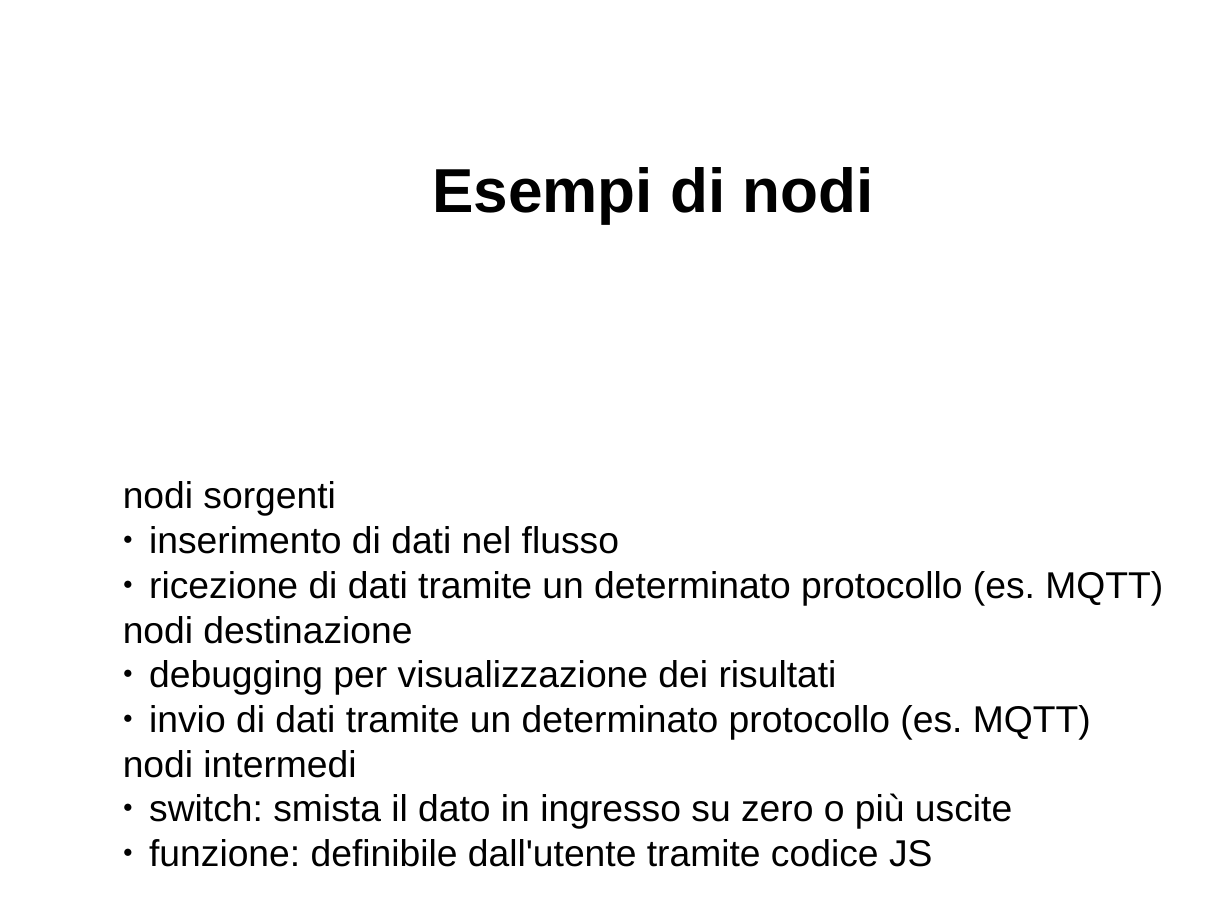
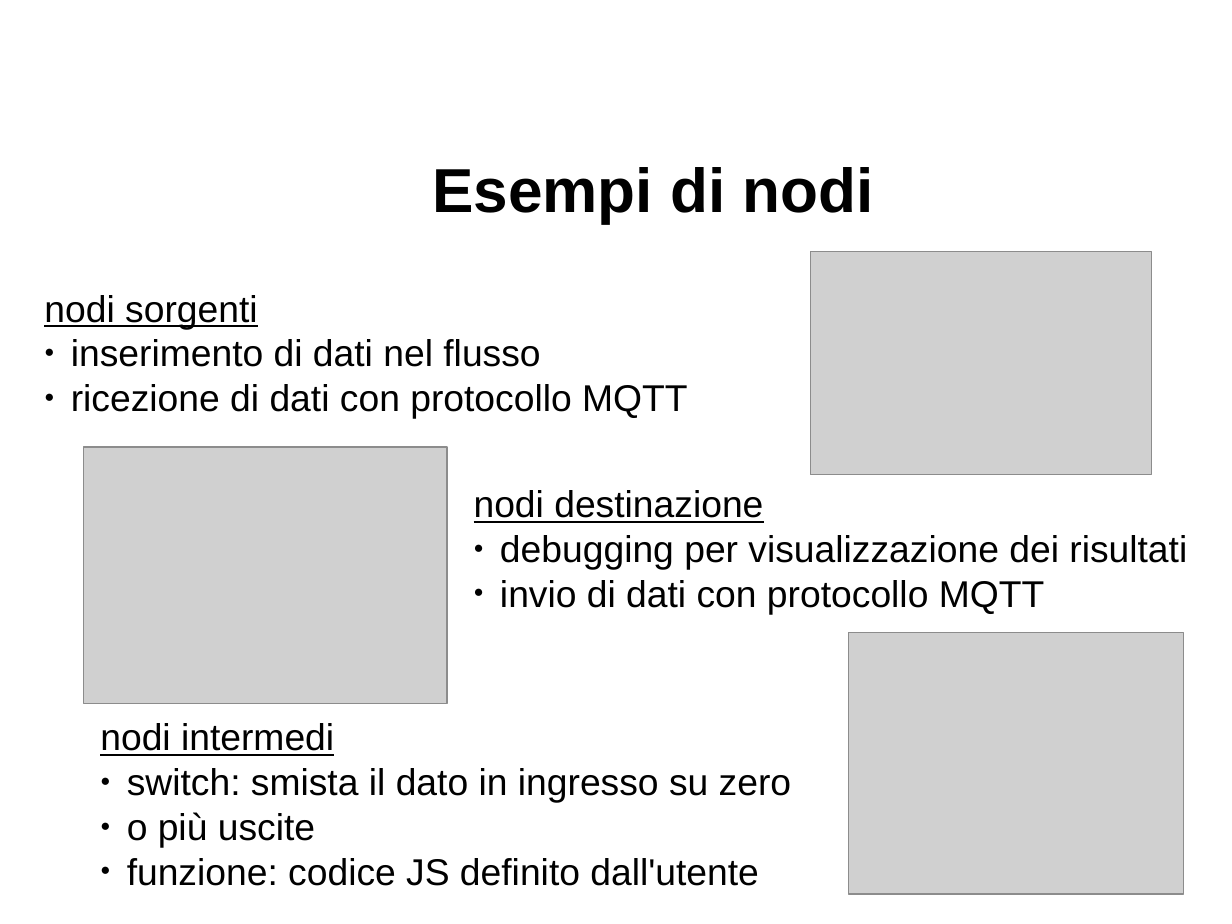
Before and after one commit to davideancona/minicorsiRAISE, a slide deck: slide 5 of iot/NodeRED.odp. Drawn at 1232x924 pixels with LibreOffice and Linux fonts; fonts in the diff are those of the drawing; grey boxes stand for pictures. Boxes give left, top, right and bottom in pixels: in the first picture for what was removed or moved away, otherwise in the second. Text is boxed around its words. In the diff, an @@ line names an element or a change of style, - is before the commit and + after.

```diff
--- a/iot/NodeRED.odp
+++ b/iot/NodeRED.odp
@@ picture added at (811, 252, 1152, 475) @@
@@ text added at (44, 295, 687, 419), 24 pt, text #000000 @@
+nodi sorgenti
+● inserimento di dati nel flusso
+● ricezione di dati con protocollo MQTT
@@ picture added at (84, 447, 447, 704) @@
@@ text "nodi destinazione": place and size @@
-text "nodi destinazione" at (123, 481, 1163, 867)
+text "nodi destinazione" at (474, 490, 1187, 614)
@@ text at (123, 481, 1163, 606): paragraphs removed @@
-nodi sorgenti
-● inserimento di dati nel flusso
-● ricezione di dati tramite un determinato protocollo (es. MQTT)
@@ text at (474, 490, 763, 523): underline on in "nodi destinazione" @@
@@ text at (500, 580, 1044, 614): text changed @@
-● invio di dati tramite un determinato protocollo (es. MQTT)
-nodi intermedi
-● switch: smista il dato in ingresso su zero o più uscite
-● funzione: definibile dall'utente tramite codice JS
+● invio di dati con protocollo MQTT
@@ picture added at (849, 633, 1184, 894) @@
@@ text added at (100, 723, 791, 886), 24 pt, text #000000 @@
+nodi intermedi
+● switch: smista il dato in ingresso su zero
+● o più uscite
+● funzione: codice JS definito dall'utente
```
Also in this commit, not shown: 4 other files.
